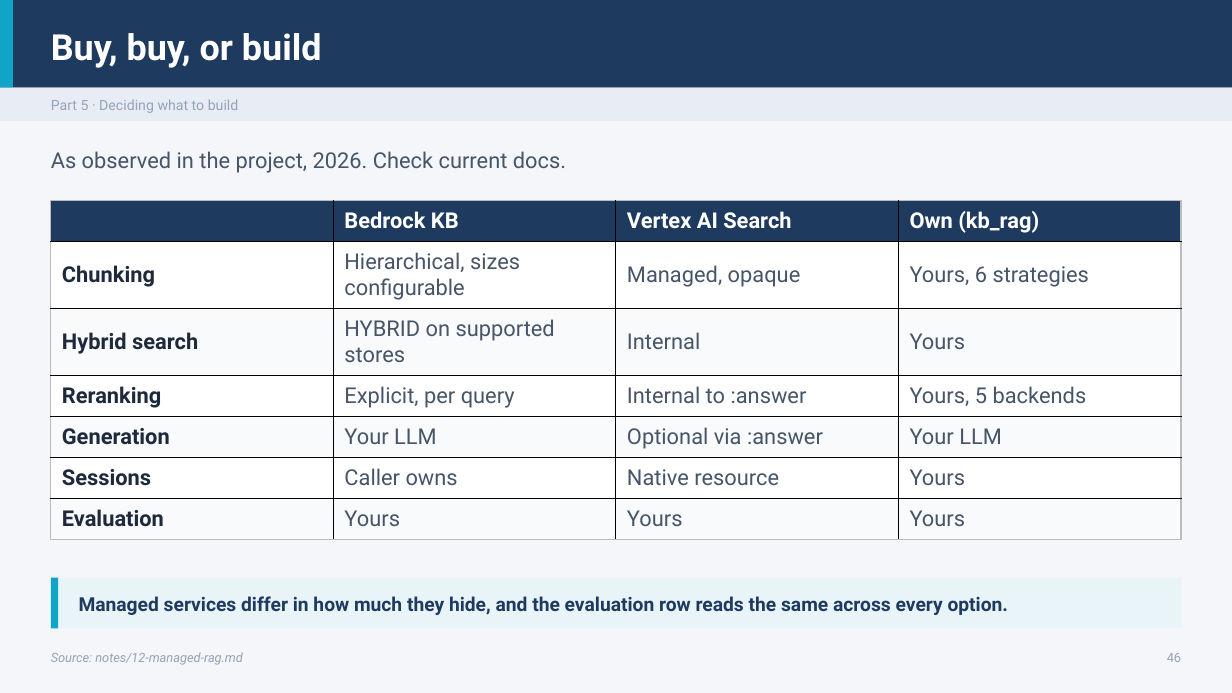
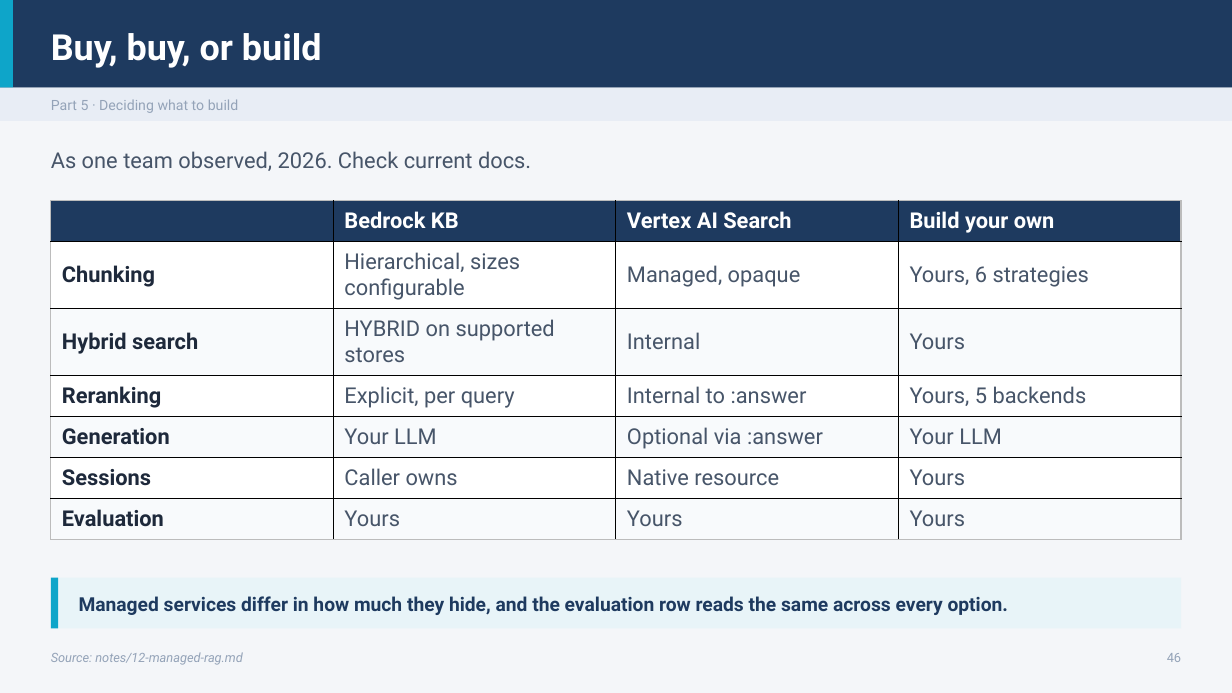
Before and after one commit to ramseywise/learn-ai-engineering, a slide deck: slide 46 of generative-ai/02-rag-retrieval/slides/rag-retrieval.pptx. Drawn at 1232x693 pixels with LibreOffice and Linux fonts; fonts in the diff are those of the drawing. Boxes give left, top, right and bottom in pixels: in the first picture for what was removed or moved away, otherwise in the second. Text is boxed around its words. In the diff, an @@ line names an element or a change of style, - is before the commit and + after.

```diff
--- a/generative-ai/02-rag-retrieval/slides/rag-retrieval.pptx
+++ b/generative-ai/02-rag-retrieval/slides/rag-retrieval.pptx
@@ text at <box>51,151,531,171</box>: text changed @@
-As observed in the project, 2026. Check current docs.
+As one team observed, 2026. Check current docs.
@@ table at <box>51,201,1182,540</box> @@
-row 1, column 4: Own (kb_rag)
+row 1, column 4: Build your own
```
Also in this commit, not shown: 2 other slides changed, 59 other files.
